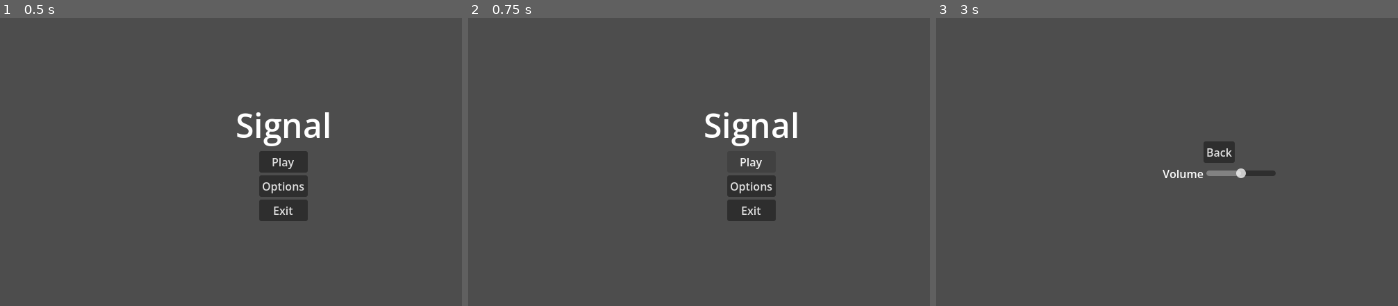
Above: before the commit, frames 1-3 (left to right).
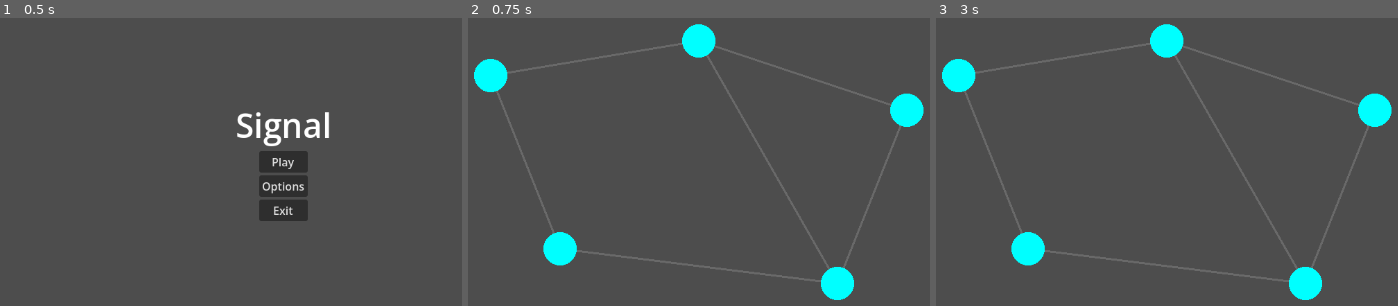
Above: after the commit, the same moments.

Repository: Ty1rl/Signal
Game: Godot game, scene res://menus/main_menu.tscn
The game is run twice, just before and just after one commit, with the same random seed, the same clock (stepped at 60 frames per second) and the same inputs.
Inputs (mouse positions are in pixels of both pictures, inside the frame that each line leads up to):
- Up to frame 1 (0.5 s): no input
- Up to frame 2 (0.75 s): click "Play" at 0.5 s
- Up to frame 3 (3 s): click (1217, 162) at 1.25 s, where only the run before the commit has a clickable "Play"; click (1217, 162) at 2 s, where only the run before the commit has a clickable "Play"; click (1217, 185) at 2.75 s, where only the run before the commit has a clickable "Options"

Frame 1 is identical in both runs. In frame 2, 7.0% of the frame differs, in the area x 1-99%, y 2-98%; in frame 3, 5.5%.

Commit message:
first draft

Diff:
--- /dev/null
+++ b/game/drawer.gd
@@ -0,0 +1,13 @@
+extends PanelContainer
+
+signal ability_chosen(ability: String)
+
+@onready var foo_button: Button = $Buttons/FooButton
+@onready var bar_button: Button = $Buttons/BarButton
+@onready var baz_button: Button = $Buttons/BazButton
+
+func _ready() -> void:
+	foo_button.pressed.connect(func(): ability_chosen.emit("foo"))
+	bar_button.pressed.connect(func(): ability_chosen.emit("bar"))
+	baz_button.pressed.connect(func(): ability_chosen.emit("baz"))
+	hide()
--- /dev/null
+++ b/game/drawer.tscn
@@ -0,0 +1,29 @@
+[gd_scene format=3 uid="uid://kl80axy6e7bh"]
+
+[ext_resource type="Script" uid="uid://cx08oerorkhlb" path="res://game/drawer.gd" id="1_w58l5"]
+
+[node name="Drawer" type="PanelContainer" unique_id=1209388097]
+custom_minimum_size = Vector2(0, 120)
+anchors_preset = 12
+anchor_top = 1.0
+anchor_right = 1.0
+anchor_bottom = 1.0
+grow_horizontal = 2
+grow_vertical = 0
+script = ExtResource("1_w58l5")
+
+[node name="Buttons" type="HBoxContainer" parent="." unique_id=535868313]
+layout_mode = 2
+theme_override_constants/separation = 20
+
+[node name="FooButton" type="Button" parent="Buttons" unique_id=1057501085]
+layout_mode = 2
+text = "Foo"
+
+[node name="BarButton" type="Button" parent="Buttons" unique_id=583762035]
+layout_mode = 2
+text = "Bar"
+
+[node name="BazButton" type="Button" parent="Buttons" unique_id=259522457]
+layout_mode = 2
+text = "Baz"
--- /dev/null
+++ b/game/game.gd
@@ -0,0 +1,74 @@
+extends Node2D
+
+@onready var drawer: PanelContainer = $UI/Drawer
+
+var selected_node: int = -1   # -1 means nothing selected
+var integrity: Array[float] = [1.0, 1.0, 1.0, 1.0, 1.0]
+var controlled: Array[bool] = [false, false, false, false, false]
+var nodes: Array[Vector2] = [
+	Vector2(200, 200),
+	Vector2(500, 150),
+	Vector2(800, 250),
+	Vector2(300, 450),
+	Vector2(700, 500),
+]
+
+var edges: Array[Vector2i] = [
+	Vector2i(0, 1),
+	Vector2i(1, 2),
+	Vector2i(0, 3),
+	Vector2i(3, 4),
+	Vector2i(1, 4),
+	Vector2i(2, 4),
+]
+
+func _ready() -> void:
+	drawer.ability_chosen.connect(_on_ability_chosen)
+
+func _draw() -> void:
+	for edge in edges:
+		draw_line(nodes[edge.x], nodes[edge.y], Color.DIM_GRAY, 3.0)
+	for i in nodes.size():
+		var base_color := Color.GREEN if controlled[i] else Color.CYAN
+		if i == selected_node:
+			base_color = Color.YELLOW
+		var radius := 12.0 + 12.0 * integrity[i]  # shrinks as integrity drops
+		draw_circle(nodes[i], radius, base_color)
+
+const CLICK_RADIUS: float = 25.0
+
+func _input(event: InputEvent) -> void:
+	if event is InputEventMouseButton and event.pressed and event.button_index == MOUSE_BUTTON_LEFT:
+		# If the click is on the drawer, ignore it here — let the button handle it
+		if drawer.visible and drawer.get_global_rect().has_point(event.position):
+			return
+
+		for i in nodes.size():
+			if nodes[i].distance_to(event.position) < CLICK_RADIUS:
+				selected_node = i
+				drawer.show()
+				queue_redraw()
+				return
+		selected_node = -1
+		drawer.hide()
+		queue_redraw()
+
+func _on_ability_chosen(ability: String) -> void:
+	if selected_node == -1:
+		return
+	match ability:
+		"foo":  # take control
+			controlled[selected_node] = true
+		"bar":  # boost integrity
+			integrity[selected_node] = min(1.0, integrity[selected_node] + 0.25)
+		"baz":  # drain neighbors, transfer integrity
+			for edge in edges:
+				var other := -1
+				if edge.x == selected_node:
+					other = edge.y
+				elif edge.y == selected_node:
+					other = edge.x
+				if other != -1:
+					integrity[other] = max(0.0, integrity[other] - 0.2)
+					integrity[selected_node] = min(1.0, integrity[selected_node] + 0.1)
+	queue_redraw()
--- /dev/null
+++ b/game/game.tscn
@@ -0,0 +1,11 @@
+[gd_scene format=3 uid="uid://1rxexwpoj4jg"]
+
+[ext_resource type="Script" uid="uid://0pb0keb6yjmj" path="res://game/game.gd" id="1_l1rk1"]
+[ext_resource type="PackedScene" uid="uid://kl80axy6e7bh" path="res://game/drawer.tscn" id="2_vasa2"]
+
+[node name="Game" type="Node2D" unique_id=1794886226]
+script = ExtResource("1_l1rk1")
+
+[node name="UI" type="CanvasLayer" parent="." unique_id=2117767009]
+
+[node name="Drawer" parent="UI" unique_id=1209388097 instance=ExtResource("2_vasa2")]
--- a/menus/title_menu.gd
+++ b/menus/title_menu.gd
@@ -1,7 +1,7 @@
 extends Control
 
 func _on_play_button_pressed() -> void:
-	pass
+	get_tree().change_scene_to_file("res://game/game.tscn")
 
 func _on_exit_button_pressed() -> void:
 	get_tree().quit()
--- a/project.godot
+++ b/project.godot
@@ -15,6 +15,10 @@
 config/features=PackedStringArray("4.6", "GL Compatibility")
 config/icon="res://icon.svg"
 
+[dotnet]
+
+project/assembly_name="Signal"
+
 [file_customization]
 
 folder_colors={
Not shown, added: export_presets.cfg
Not shown, added: game/drawer.gd.uid
Not shown, added: game/game.gd.uid
Not shown, changed: .gitignore
